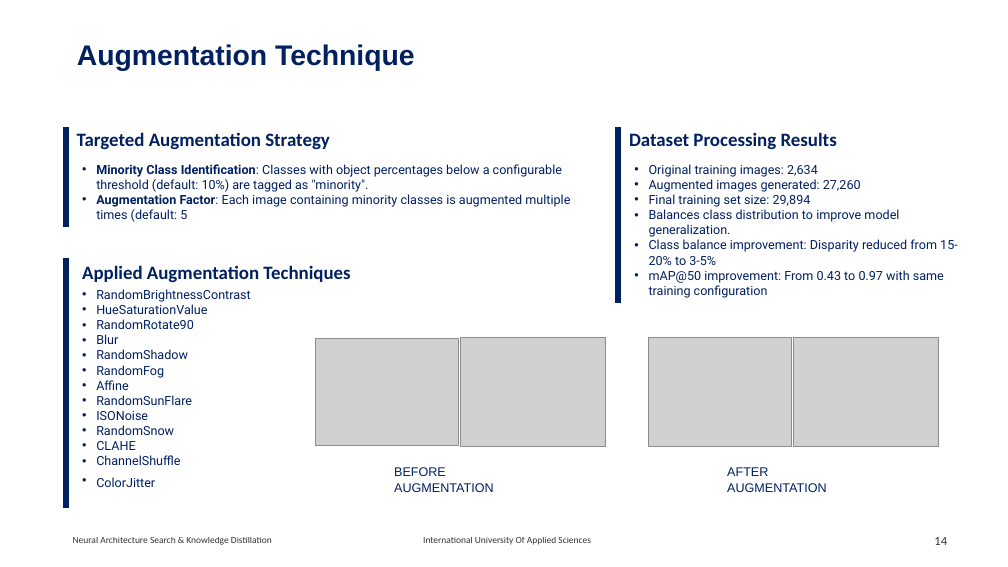
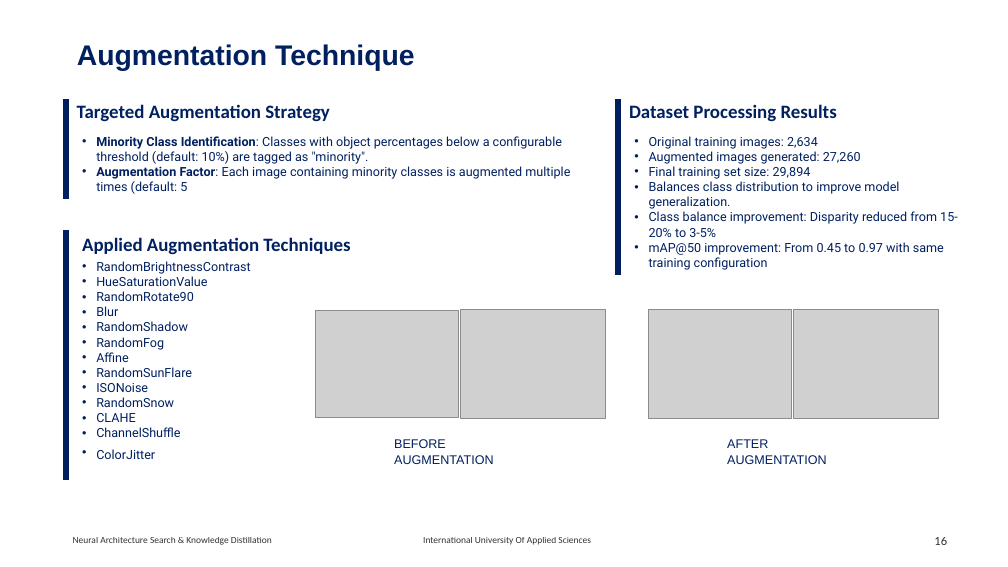
Before and after one commit to RajeshRamadas/yolov8-model-optimization, a slide deck: slide 16 of 01-Project-management/presentation/KnowledgeDistillation.pptx (slide 14 before the commit). Drawn at 1008x567 pixels with LibreOffice and Linux fonts; fonts in the diff are those of the drawing; grey boxes stand for pictures. Boxes give left, top, right and bottom in pixels: in the first picture for what was removed or moved away, otherwise in the second. Text is boxed around its words. In the diff, an @@ line names an element or a change of style, - is before the commit and + after.

```diff
--- a/01-Project-management/presentation/KnowledgeDistillation.pptx
+++ b/01-Project-management/presentation/KnowledgeDistillation.pptx
@@ 8 texts, 4 pictures, 3 lines: place and size @@
-8 texts, 4 pictures, 3 lines at [66,127,958,508]
+8 texts, 4 pictures, 3 lines at [66,99,958,480]
@@ text at [649,242,944,270]: text changed @@
-• mAP@50 improvement: From 0.43 to 0.97 with same training configuration
+• mAP@50 improvement: From 0.45 to 0.97 with same training configuration
@@ page number at [934,537,947,545]: text changed @@
-14
+16
```
Also in this commit, not shown: 2 other slides changed, 2 slides added.
